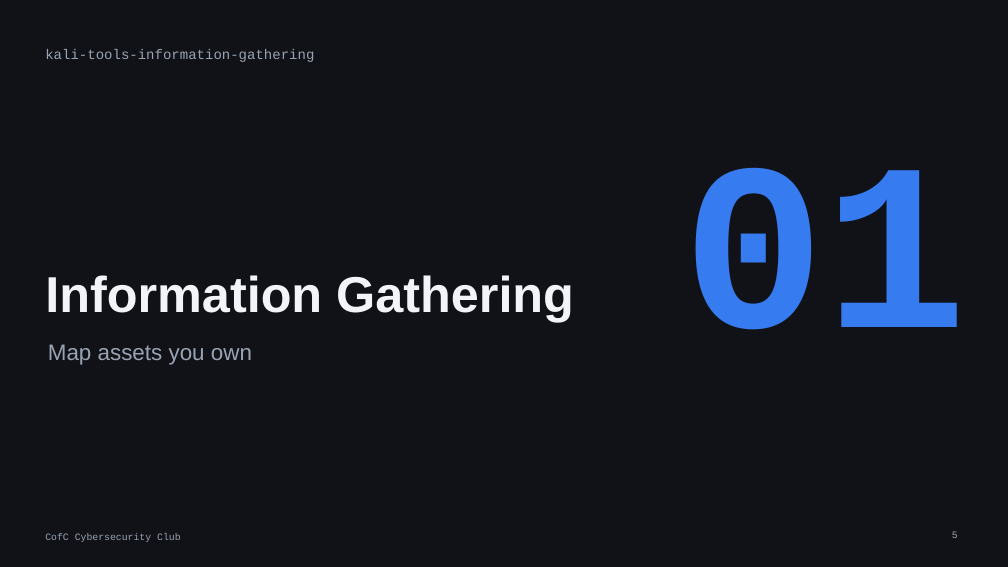
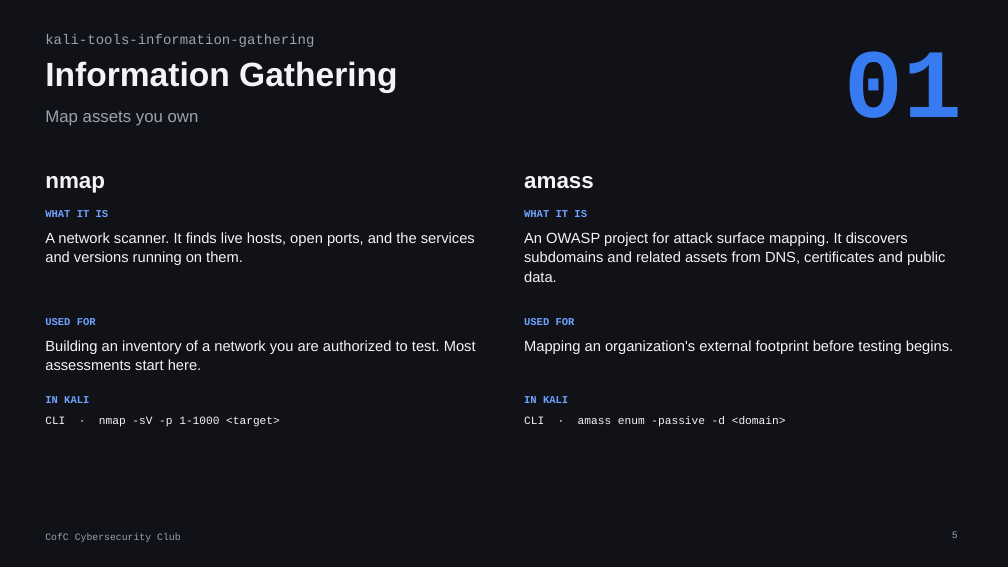
Before and after one commit to cofcsecurity/cofcsecurity.github.io, a slide deck: slide 5 of static/slides/22-kali-tools.pptx. Drawn at 1008x567 pixels with LibreOffice and Linux fonts; fonts in the diff are those of the drawing. Boxes give left, top, right and bottom in pixels: in the first picture for what was removed or moved away, otherwise in the second. Text is boxed around its words. In the diff, an @@ line names an element or a change of style, - is before the commit and + after.

Commit message:
Update Kali Linux Tools slides

```diff
--- a/static/slides/22-kali-tools.pptx
+++ b/static/slides/22-kali-tools.pptx
@@ text "01": place and size @@
-text "01" at (682,167,968,330)
+text "01" at (845,51,963,118)
@@ text "01" at (845,51,963,118): size 340 to 140 pt @@
@@ text "kali-tools-information-gathering": place and size @@
-text "kali-tools-information-gathering" at (45,49,314,62)
+text "kali-tools-information-gathering" at (45,34,314,47)
@@ text "Information Gathering": place and size @@
-text "Information Gathering" at (45,275,574,322)
+text "Information Gathering" at (45,61,397,92)
@@ text "Information Gathering" at (45,61,397,92): size 72 to 48 pt; vertical alignment bottom to top @@
@@ text "Map assets you own": place and size @@
-text "Map assets you own" at (48,344,252,365)
+text "Map assets you own" at (45,110,199,126)
@@ text "Map assets you own" at (45,110,199,126): size 32 to 24 pt @@
@@ text added at (45,176,105,193), 32 pt, text #F2F4F8, bold @@
+nmap
@@ text added at (524,176,594,189), 32 pt, text #F2F4F8, bold @@
+amass
@@ text added at (45,210,109,217), 15 pt, text #6FA2FF, bold @@
+WHAT IT IS
@@ text added at (45,232,475,265), 21 pt, text #F2F4F8 @@
+A network scanner. It finds live hosts, open ports, and the services and versions running on them.
@@ text added at (524,210,587,217), 15 pt, text #6FA2FF, bold @@
+WHAT IT IS
@@ text added at (524,232,945,282), 21 pt, text #F2F4F8 @@
+An OWASP project for attack surface mapping. It discovers subdomains and related assets from DNS, certificates and public data.
@@ text added at (45,318,96,325), 15 pt, text #6FA2FF, bold @@
+USED FOR
@@ text added at (524,318,575,325), 15 pt, text #6FA2FF, bold @@
+USED FOR
@@ text added at (45,340,476,370), 21 pt, text #F2F4F8 @@
+Building an inventory of a network you are authorized to test. Most assessments start here.
@@ text added at (524,340,953,354), 21 pt, text #F2F4F8 @@
+Mapping an organization's external footprint before testing begins.
@@ text added at (45,396,89,403), 15 pt, text #6FA2FF, bold @@
+IN KALI
@@ text added at (45,416,280,427), 16 pt, text #F2F4F8 @@
+CLI · nmap -sV -p 1-1000 <target>
@@ text added at (524,396,568,403), 15 pt, text #6FA2FF, bold @@
+IN KALI
@@ text added at (524,416,786,427), 16 pt, text #F2F4F8 @@
+CLI · amass enum -passive -d <domain>
```
Also in this commit, not shown: 14 other slides changed, 1 slide removed.
